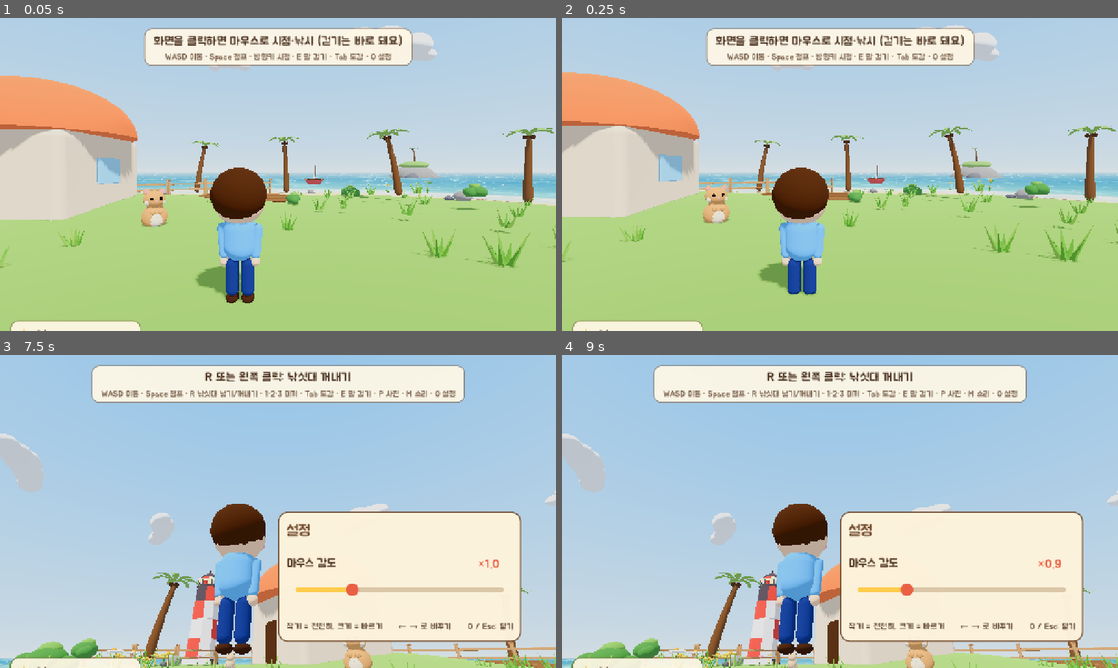
Above: before the commit, frames 1-4 (two rows, left to right).
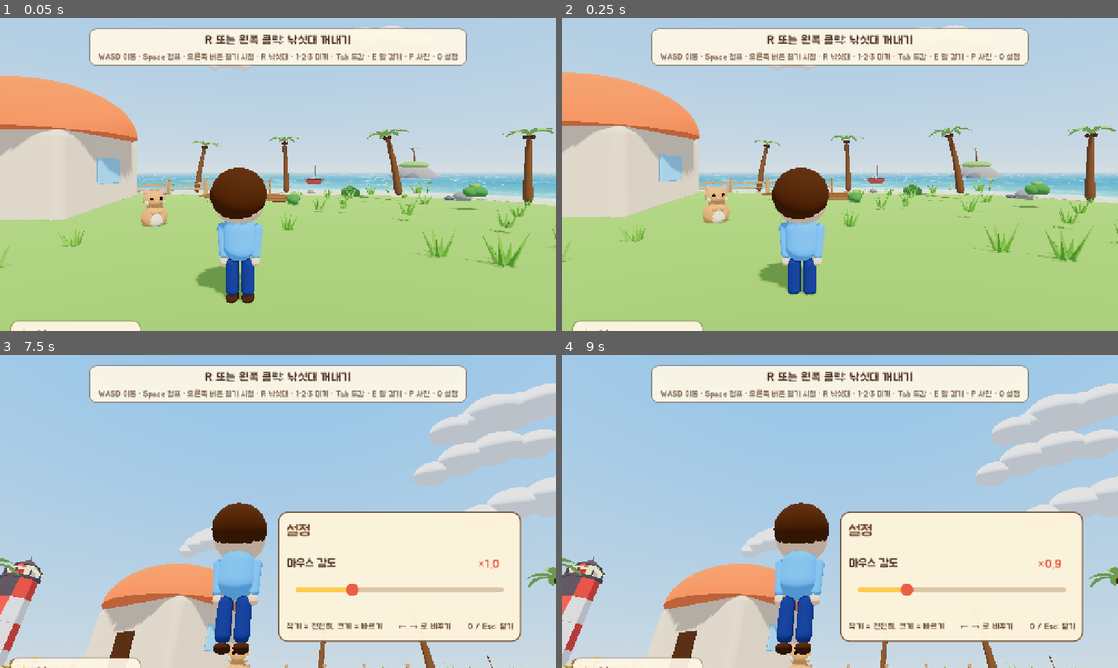
Above: after the commit, the same moments.

Repository: qudrhks36-svg/hanroro-seat-checker
Game: Godot game, scene res://main.tscn
Two runs of this game, one before a commit and one after it. Both use one fixed random seed, a clock stepped at 60 frames per second and the inputs below.
Inputs (mouse positions are in pixels of both pictures, inside the frame that each line leads up to):
- Up to frame 1 (0.05 s): no input
- Up to frame 2 (0.25 s): no input
- Up to frame 3 (7.5 s): tap Enter at 0.5, 2, 3.5 s; move the mouse to (400, 495) at 0.52 s; hold Right 0.53-1.25 s; tap Tab at 0.6, 3.8 s; click (400, 495) at 0.67 s; tap Space at 0.77, 1.07, 1.25, 2.75, 3.77, 4.07, 5, 6.77, 7.07 s; tap F at 0.8, 5.1 s; drag from (166, 527) to (250, 574) at 1.27 s; move the mouse to (333, 442) at 2.02 s; hold Right 2.03-2.75 s; tap C at 2.1, 5.3 s; click (333, 442) at 2.17 s; tap E at 2.3, 6.6 s; drag from (250, 574) to (111, 464) at 2.77 s; move the mouse to (444, 558) at 3.52 s; hold Left 3.53-4.25 s; tap O at 3.6, 6.8, 7.35 s; click (444, 558) at 3.67 s; tap Escape at 4.15 s; drag from (111, 464) to (194, 433) at 4.27 s; move the mouse to (305, 511) at 5.02 s; hold Down 5.03-5.75 s; click (305, 511) at 5.17 s; drag from (194, 433) to (166, 527) at 5.77 s; move the mouse to (400, 495) at 6.52 s; hold Up from 6.53 s (still down); click (400, 495) at 6.67 s; move the mouse to (250, 511) at 7.27 s; click (250, 511) at 7.42 s
- Up to frame 4 (9 s): tap Space at 7.52, 7.82 s; tap Tab at 7.55 s; move the mouse to (851, 505) at 8.02 s; tap 1 at 8.1 s; click (851, 505) at 8.17 s; tap F at 8.3 s; move the mouse to (834, 517) at 8.77 s; release Up at 8.78 s; hold Left from 8.78 s (still down); tap 6 at 8.85 s; click (834, 517) at 8.92 s

The runs differ from the first frame. In frame 1, 4.1% of the frame differs, in the area x 16-84%, y 3-16%; in frame 2, 4.1%; in frame 3, 21%, in the area x 0-100%, y 3-100%; in frame 4, 21%.

Commit message:
feat(godot): no mouse lock - right-button drag to look, cursor always visible
Co-Authored-By: Claude Sonnet 5.5 <noreply@anthropic.com>

Diff:
--- a/fishing-game/godot/scripts/catalog.gd
+++ b/fishing-game/godot/scripts/catalog.gd
@@ -75,7 +75,7 @@
 	if open:
 		_refresh()   # 마우스는 잠근 채로 둠(방향키로 고르기 → 닫은 뒤 다시 클릭할 필요 없음)
 	else:
-		Input.mouse_mode = Input.MOUSE_MODE_CAPTURED if relock else Input.MOUSE_MODE_VISIBLE
+		Input.mouse_mode = Input.MOUSE_MODE_VISIBLE   # 마우스 잠금은 오른쪽 버튼 끌기 중에만 (main.gd)
 
 func _refresh() -> void:
 	var found := 0
--- a/fishing-game/godot/scripts/dialog.gd
+++ b/fishing-game/godot/scripts/dialog.gd
@@ -389,7 +389,7 @@
 	current = -1
 	box.visible = false
 	get_tree().paused = false
-	Input.mouse_mode = Input.MOUSE_MODE_CAPTURED if relock else Input.MOUSE_MODE_VISIBLE
+	Input.mouse_mode = Input.MOUSE_MODE_VISIBLE   # 마우스 잠금은 오른쪽 버튼 끌기 중에만 (main.gd)
 
 # ---- 팔기·업그레이드 ----
 func _inventory_count() -> int:
--- a/fishing-game/godot/scripts/farm.gd
+++ b/fishing-game/godot/scripts/farm.gd
@@ -293,7 +293,7 @@
 	Game.modal = ""
 	get_tree().paused = false
 	seed_root.visible = false
-	Input.mouse_mode = Input.MOUSE_MODE_CAPTURED if relock else Input.MOUSE_MODE_VISIBLE
+	Input.mouse_mode = Input.MOUSE_MODE_VISIBLE   # 마우스 잠금은 오른쪽 버튼 끌기 중에만 (main.gd)
 
 func _seed_input(event: InputEvent) -> void:
 	if not (event is InputEventKey and event.pressed and not event.echo):
--- a/fishing-game/godot/scripts/fishing_rod.gd
+++ b/fishing-game/godot/scripts/fishing_rod.gd
@@ -1,6 +1,6 @@
 extends Node3D
 # 낚시 (포팅 4단계, 유니티 FishingRod): 왼쪽 클릭 = 던지기 / 입질 타이밍에 낚기 / 회수. 낚기 성공 뒤엔 릴 감기(왼쪽 버튼 누르고 있기).
-# 값은 data/fishing.json (던지기 12m·0.8초·높이 3, 입질 후 1.6초 안에 클릭, 릴 감기 수치). 첫 클릭은 시작(마우스 잠금)이라 main.gd가 먹음.
+# 값은 data/fishing.json (던지기 12m·0.8초·높이 3, 입질 후 1.6초 안에 클릭, 릴 감기 수치). 마우스 잠금 없음(시점은 오른쪽 버튼 끌기, main.gd).
 
 const Game := preload("res://scripts/game_state.gd")
 const ThemeUI := preload("res://scripts/ui_theme.gd")
@@ -208,7 +208,7 @@
 
 # ---- 입력 ----
 func _unhandled_input(event: InputEvent) -> void:
-	if event is InputEventMouseButton and event.pressed and event.button_index == MOUSE_BUTTON_LEFT and Input.mouse_mode == Input.MOUSE_MODE_CAPTURED:
+	if event is InputEventMouseButton and event.pressed and event.button_index == MOUSE_BUTTON_LEFT and Game.modal == "":
 		if player != null and not player.rod_out:   # 낚싯대가 넣어져 있으면 첫 클릭은 꺼내기만 함
 			_set_rod(true)
 		else:
@@ -248,8 +248,7 @@
 		_build_rod(shown_rod)   # 업그레이드하거나 저장을 불러오면 낚싯대 모양을 바꿈
 	var click := click_pending
 	click_pending = false
-	var captured := Input.mouse_mode == Input.MOUSE_MODE_CAPTURED
-	var held := captured and Input.is_mouse_button_pressed(MOUSE_BUTTON_LEFT)
+	var held := Input.is_mouse_button_pressed(MOUSE_BUTTON_LEFT)
 	if auto:   # 시험용 스스로 낚기
 		click = state == S.IDLE or state == S.BITING
 		held = fish_pos > zone_pos
@@ -426,22 +425,18 @@
 func _update_guide() -> void:
 	var a := ""
 	var b := ""
-	if Input.mouse_mode != Input.MOUSE_MODE_CAPTURED:
-		a = "화면을 클릭하면 마우스로 시점·낚시 (걷기는 바로 돼요)"
-		b = "WASD 이동 · Space 점프 · 방향키 시점 · E 말 걸기 · Tab 도감 · O 설정"
-	else:
-		match state:
-			S.IDLE:
-				a = "왼쪽 클릭: 바다 쪽으로 낚싯대 던지기" if player.rod_out else "R 또는 왼쪽 클릭: 낚싯대 꺼내기"
-				b = "E: 배 가까이에서 부두로 돌아가기 · 1·2·3 미끼 · Tab 도감 · P 사진 · M 소리 · O 설정" if FarSeaScript.active else "WASD 이동 · Space 점프 · R 낚싯대 넣기/꺼내기 · 1·2·3 미끼 · Tab 도감 · E 말 걸기 · P 사진 · M 소리 · O 설정"
-			S.FLOATING:
-				a = "찌를 지켜보세요… 느낌표(!)가 뜨면 바로 왼쪽 클릭!"
-				b = "기다리다 마음이 바뀌면 왼쪽 클릭: 낚싯대 거두기"
-			S.BITING:
-				a = "지금! 왼쪽 클릭!"
-			S.REELING:
-				a = "왼쪽 버튼을 꾹 누르면 초록 칸이 오른쪽으로, 떼면 왼쪽으로 가요"
-				b = "주황 물고기 위에 초록 칸을 맞추세요. 노란 게이지가 가득 차면 성공!"
+	match state:
+		S.IDLE:
+			a = "왼쪽 클릭: 바다 쪽으로 낚싯대 던지기" if player.rod_out else "R 또는 왼쪽 클릭: 낚싯대 꺼내기"
+			b = "E: 배 가까이에서 부두로 돌아가기 · 1·2·3 미끼 · Tab 도감 · P 사진 · M 소리 · O 설정" if FarSeaScript.active else "WASD 이동 · Space 점프 · 오른쪽 버튼 끌기 시점 · R 낚싯대 · 1·2·3 미끼 · Tab 도감 · E 말 걸기 · P 사진 · O 설정"
+		S.FLOATING:
+			a = "찌를 지켜보세요… 느낌표(!)가 뜨면 바로 왼쪽 클릭!"
+			b = "기다리다 마음이 바뀌면 왼쪽 클릭: 낚싯대 거두기"
+		S.BITING:
+			a = "지금! 왼쪽 클릭!"
+		S.REELING:
+			a = "왼쪽 버튼을 꾹 누르면 초록 칸이 오른쪽으로, 떼면 왼쪽으로 가요"
+			b = "주황 물고기 위에 초록 칸을 맞추세요. 노란 게이지가 가득 차면 성공!"
 	guide.visible = a != ""
 	if guide1.text != a:
 		guide1.text = a
--- a/fishing-game/godot/scripts/main.gd
+++ b/fishing-game/godot/scripts/main.gd
@@ -526,11 +526,9 @@
 		player.test_walk = Vector2(float(w[0]), float(w[1]))
 
 func _input(event: InputEvent) -> void:
-	if event is InputEventMouseButton and event.pressed and Input.mouse_mode != Input.MOUSE_MODE_CAPTURED:
-		Input.mouse_mode = Input.MOUSE_MODE_CAPTURED   # 첫 클릭은 시작(마우스 잠금)만 하고, 낚시가 던지기로 받지 않게 먹는다
-		get_viewport().set_input_as_handled()
-	elif event is InputEventKey and event.pressed and event.keycode == KEY_ESCAPE:
-		Input.mouse_mode = Input.MOUSE_MODE_VISIBLE
+	# 마우스 잠금은 오른쪽 버튼을 누른 채 시점을 돌리는 동안만 (커서가 화면 끝에서 멈추지 않게). 떼면 풀림.
+	if event is InputEventMouseButton and event.button_index == MOUSE_BUTTON_RIGHT:
+		Input.mouse_mode = Input.MOUSE_MODE_CAPTURED if event.pressed and Game.modal == "" else Input.MOUSE_MODE_VISIBLE
 
 var probed := false
 func _physics_process(_delta: float) -> void:
--- a/fishing-game/godot/scripts/photo_mode.gd
+++ b/fishing-game/godot/scripts/photo_mode.gd
@@ -42,8 +42,7 @@
 	return Time.get_ticks_msec() / 1000.0
 
 func _can_shoot() -> bool:
-	var locked := Input.mouse_mode == Input.MOUSE_MODE_CAPTURED or assume_captured
-	return not busy and _now() >= cooldown_until and locked and Game.modal == ""
+	return not busy and _now() >= cooldown_until and Game.modal == ""
 
 func _unhandled_input(event: InputEvent) -> void:
 	if event is InputEventKey and event.pressed and not event.echo and event.keycode == KEY_P and _can_shoot():
--- a/fishing-game/godot/scripts/player.gd
+++ b/fishing-game/godot/scripts/player.gd
@@ -51,7 +51,7 @@
 	add_child(view)
 
 func _unhandled_input(event: InputEvent) -> void:
-	if event is InputEventMouseMotion and Input.mouse_mode == Input.MOUSE_MODE_CAPTURED:
+	if event is InputEventMouseMotion and Input.mouse_mode == Input.MOUSE_MODE_CAPTURED:   # 오른쪽 버튼을 누르고 있는 동안만 잠김(main.gd)
 		turn(event.relative)
 
 # 마우스가 움직인 픽셀(relative)만큼 몸(좌우)과 카메라(위아래)를 돌린다. 감도 = 0.1도/픽셀 × 설정 창의 배율.
--- a/fishing-game/godot/scripts/settings_ui.gd
+++ b/fishing-game/godot/scripts/settings_ui.gd
@@ -48,7 +48,7 @@
 		slider.value = Game.mouse_scale   # 마우스는 잠근 채로 둠
 	else:
 		SaveScript.save_game()
-		Input.mouse_mode = Input.MOUSE_MODE_CAPTURED if relock else Input.MOUSE_MODE_VISIBLE
+		Input.mouse_mode = Input.MOUSE_MODE_VISIBLE   # 마우스 잠금은 오른쪽 버튼 끌기 중에만 (main.gd)
 
 func set_sensitivity(v: float) -> void:
 	Game.mouse_scale = clampf(v, SENS_MIN, SENS_MAX)
--- a/fishing-game/godot/scripts/wardrobe.gd
+++ b/fishing-game/godot/scripts/wardrobe.gd
@@ -44,7 +44,7 @@
 	Game.modal = ""
 	get_tree().paused = false
 	root.visible = false
-	Input.mouse_mode = Input.MOUSE_MODE_CAPTURED if relock else Input.MOUSE_MODE_VISIBLE
+	Input.mouse_mode = Input.MOUSE_MODE_VISIBLE   # 마우스 잠금은 오른쪽 버튼 끌기 중에만 (main.gd)
 
 func _unhandled_input(event: InputEvent) -> void:
 	if not is_open or not (event is InputEventKey and event.pressed and not event.echo):
Not shown, changed: fishing-game/changelog/2026-10-12.md
Not shown, changed: fishing-game/docs/GDD.md
